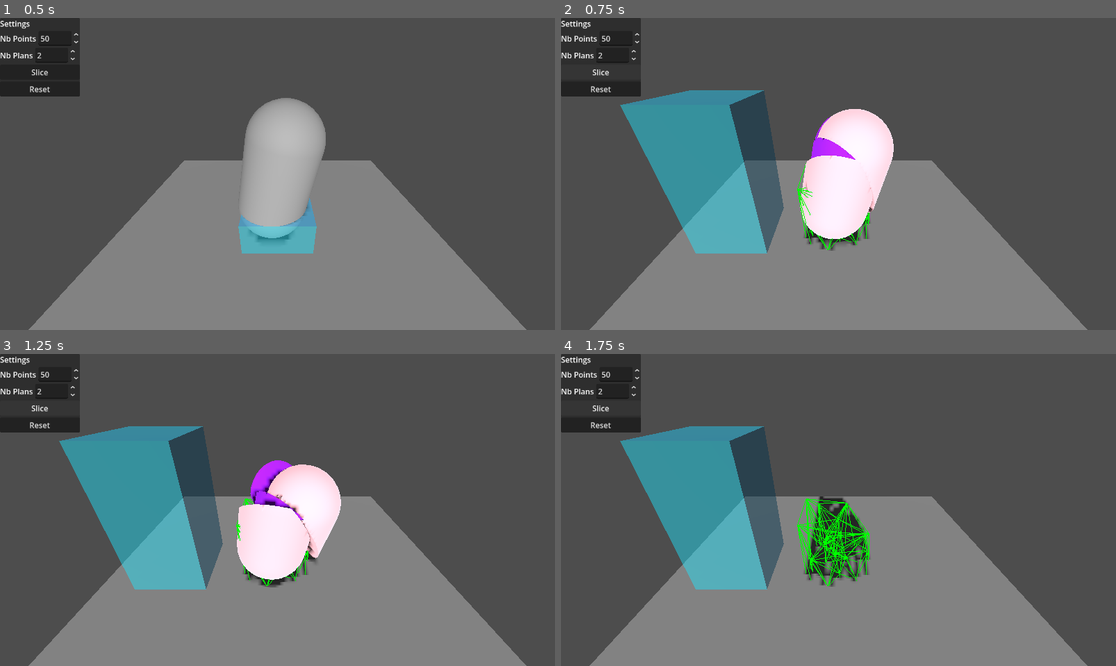
Above: before the commit, frames 1-4 (two rows, left to right).
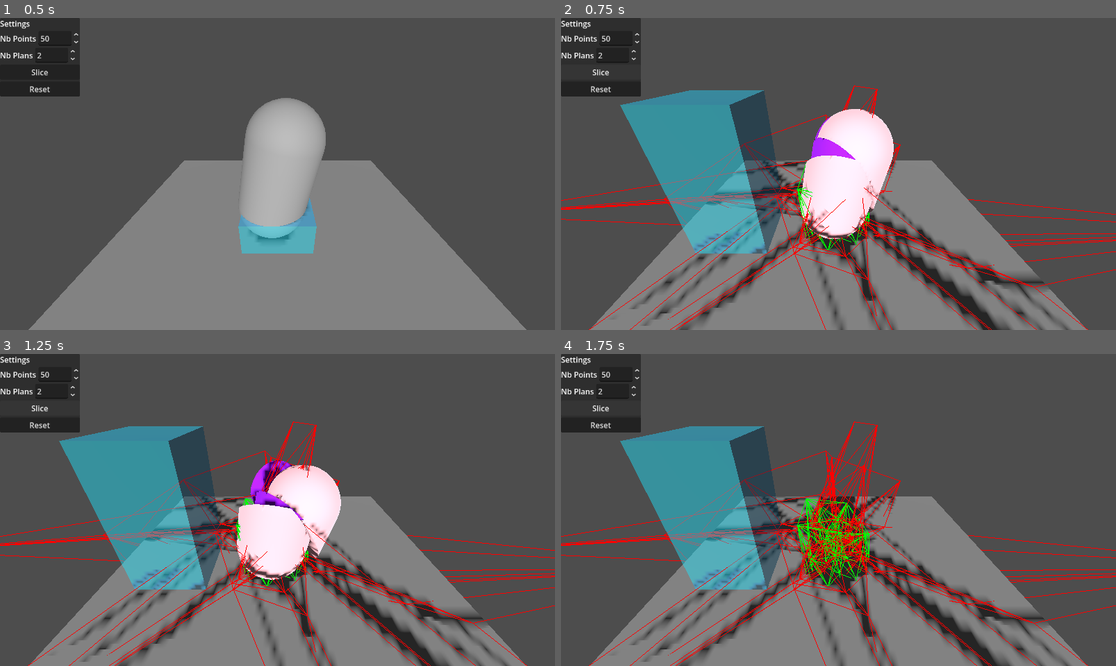
Above: after the commit, the same moments.

Repository: Rashnain/TER-2026
Game: Godot game, scene res://scenes/test.tscn
The game is run twice, just before and just after one commit, with the same random seed, the same clock (stepped at 60 frames per second) and the same inputs.
Inputs:
- Up to frame 1 (0.5 s): no input
- Up to frame 2 (0.75 s): click "Slice" at 0.5 s
- Up to frame 3 (1.25 s): no input
- Up to frame 4 (1.75 s): click "Slice" at 1.25 s

Frame 1 is identical in both runs. In frame 2, 9.6% of the frame differs, in the area x 0-100%, y 21-100%; in frame 3, 9.6%; in frame 4, 11%.
Error before the commit: Cannot call method 'get_aabb' on a previously freed instance. (res://scripts/slicer.gd:234)
Error after the commit: Cannot call method 'get_aabb' on a previously freed instance. (res://scripts/slicer.gd:238)

Commit message:
Add voronoi diagram dual computation from Delaunay Tetrahedralization

Diff:
--- a/projet/ter/scripts/bowyer_watson.gd
+++ b/projet/ter/scripts/bowyer_watson.gd
@@ -70,6 +70,10 @@
 
 var points: PackedVector3Array = []
 var tetrahedralization: Array[Tetrahedron] = []
+var voronoi_vertices: Array[Vector3] = []
+var voronoi_cells: Dictionary[int, Array] = {}
+
+#==================== Bowyer Watson Functions ==============================
 
 func bowyer_watson(point_list: PackedVector3Array) -> void:
 	points = point_list.duplicate()
@@ -156,6 +160,130 @@
 			var new_tet = Tetrahedron.new(a, b, c, point_index, points)
 			tetrahedralization.append(new_tet)
 
+#======================= Voronoi Dual Functions ===============================
+
+func build_point_to_tetrahedra() -> Dictionary[int, Array]:
+	var map: Dictionary[int, Array] = {}
+
+	for i in range(points.size()):
+		map[i] = []
+
+	for t in tetrahedralization:
+		map[t.a].append(t)
+		map[t.b].append(t)
+		map[t.c].append(t)
+		map[t.d].append(t)
+
+	return map
+
+func build_tetrahedra_adjacency() -> Dictionary[int, Array]:
+	var tetrahedra_adjacency: Dictionary[int, Array] = {}
+	var face_to_tetrahedra: Dictionary[String, int] = {}
+	for i in range(tetrahedralization.size()):
+		tetrahedra_adjacency[i] = []
+		var t = tetrahedralization[i]
+		var faces: Array[Face] = [
+			Face.new(t.a, t.b, t.c),
+			Face.new(t.a, t.b, t.d),
+			Face.new(t.a, t.c, t.d),
+			Face.new(t.b, t.c, t.d)
+		]
+
+		for f in faces:
+			var k: String = f.key()
+			if face_to_tetrahedra.has(k):
+				var neighbor = face_to_tetrahedra[k]
+				tetrahedra_adjacency[neighbor].append(i)
+				tetrahedra_adjacency[i].append(neighbor)
+			else:
+				face_to_tetrahedra[k] = i
+
+	return tetrahedra_adjacency
+
+func sort_vertices_around_edge(vertices: Array, edge_key: String) -> Array[int]:
+	var parts = edge_key.split("_")
+	var a = int(parts[0])
+	var b = int(parts[1])
+
+	var pa: Vector3 = voronoi_vertices[a]
+	var pb: Vector3 = voronoi_vertices[b]
+
+	var axis: Vector3 = (pb - pa).normalized()
+
+	var tmp := Vector3(1, 0, 0)
+	if abs(axis.dot(tmp)) > 0.9:
+		tmp = Vector3(0, 1, 0)
+
+	var u: Vector3 = axis.cross(tmp).normalized()
+	var v: Vector3 = axis.cross(u).normalized()
+
+	var angles: Array[Array] = []
+
+	for i in vertices:
+		var p = voronoi_vertices[i]
+		var vec = p - pa
+
+		var x: float = vec.dot(u)
+		var y: float = vec.dot(v)
+		var angle: float = atan2(y, x)
+
+		angles.append([angle, i])
+
+	angles.sort_custom(func(a, b): return a[0] < b[0])
+
+	var result: Array[int] = []
+	for angle in angles:
+		result.append(angle[1])
+
+	return result
+
+func compute_voronoi_diagram() -> void:
+	var tetrahedra_adjacency: Dictionary[int, Array] = build_tetrahedra_adjacency()
+	var cell_edges: Array[Array] = []
+
+	for t in tetrahedralization:
+		voronoi_vertices.append(t.circumcenter)
+
+	for i in range(tetrahedralization.size()):
+		for neighbor in tetrahedra_adjacency[i]:
+			if neighbor > i:
+				cell_edges.append([i, neighbor])
+
+	var edge_to_tetrahedra: Dictionary[String, Array] = {}
+	for i in (tetrahedralization.size()):
+		var t = tetrahedralization[i]
+		var edges: Array[Array] = [
+			[t.a, t.b], [t.a, t.c], [t.a, t.d],
+			[t.b, t.c], [t.b, t.d], [t.c, t.d]
+		]
+		for e in edges:
+			e.sort()
+			var key: String = str(e[0]) + "_" + str(e[1])
+			if not edge_to_tetrahedra.has(key):
+				edge_to_tetrahedra[key] = []
+			edge_to_tetrahedra[key].append(i)
+
+	var voronoi_faces: Dictionary[String, Array] = {}
+	for key in edge_to_tetrahedra.keys():
+		var incident_tetrahedra = edge_to_tetrahedra[key]
+		if incident_tetrahedra.size() < 2:
+			continue
+
+		incident_tetrahedra = sort_vertices_around_edge(incident_tetrahedra, key)
+		voronoi_faces[key] = incident_tetrahedra
+
+	for site in range(points.size()):
+		voronoi_cells[site] = []
+
+	for key in voronoi_faces.keys():
+		var parts = key.split("_")
+		var a = int(parts[0])
+		var b = int(parts[1])
+		voronoi_cells[a].append(voronoi_faces[key])
+		voronoi_cells[b].append(voronoi_faces[key])
+
+#========================= DEBUG FUNCTIONS ===============================
+
 func create_debug_mesh() -> MeshInstance3D:
 	var mesh := ImmediateMesh.new()
 	mesh.clear_surfaces()
@@ -189,6 +317,30 @@
 
 	return instance
 
+func create_debug_voronoi_mesh() -> MeshInstance3D:
+	var mesh := ImmediateMesh.new()
+	mesh.clear_surfaces()
+
+	mesh.surface_begin(Mesh.PRIMITIVE_LINES)
+
+	for key in voronoi_cells.keys():
+		var faces: Array = voronoi_cells[key]
+		for f in faces:
+			for i in range(f.size() - 1):
+				_draw_edge(mesh, voronoi_vertices[f[i]], voronoi_vertices[f[i+1]])
+			_draw_edge(mesh, voronoi_vertices[f[f.size()-1]], voronoi_vertices[f[0]])
+
+	mesh.surface_end()
+
+	var instance := MeshInstance3D.new()
+	instance.mesh = mesh
+
+	var mat := StandardMaterial3D.new()
+	mat.shading_mode = BaseMaterial3D.SHADING_MODE_UNSHADED
+	mat.albedo_color = Color.RED
+	instance.material_override = mat
+
+	return instance
 
 func _draw_edge(mesh: ImmediateMesh, a: Vector3, b: Vector3):
 	mesh.surface_add_vertex(a)
--- a/projet/ter/scripts/slicer.gd
+++ b/projet/ter/scripts/slicer.gd
@@ -15,6 +15,7 @@
 var original_mesh_instance: MeshInstance3D
 var bowyer_watson: BowyerWatson3D
 var tetrahedralization_debug_mesh: Node3D
+var voronoi_diagram_debug_mesh: Node3D
 
 func slice_object(mesh_instance: MeshInstance3D, points: PackedVector3Array, depth: int):
 	if depth <= 0 or mesh_instance == null:
@@ -194,8 +195,11 @@
 
 func show_tetrahedralization(points: PackedVector3Array):
 	bowyer_watson.bowyer_watson(points)
+	bowyer_watson.compute_voronoi_diagram()
 	tetrahedralization_debug_mesh = bowyer_watson.create_debug_mesh()
 	add_child(tetrahedralization_debug_mesh)
+	voronoi_diagram_debug_mesh = bowyer_watson.create_debug_voronoi_mesh()
+	add_child(voronoi_diagram_debug_mesh)
 
 func plane_from_points(points: PackedVector3Array) -> Plane:
 	# pick two points and return a plane
